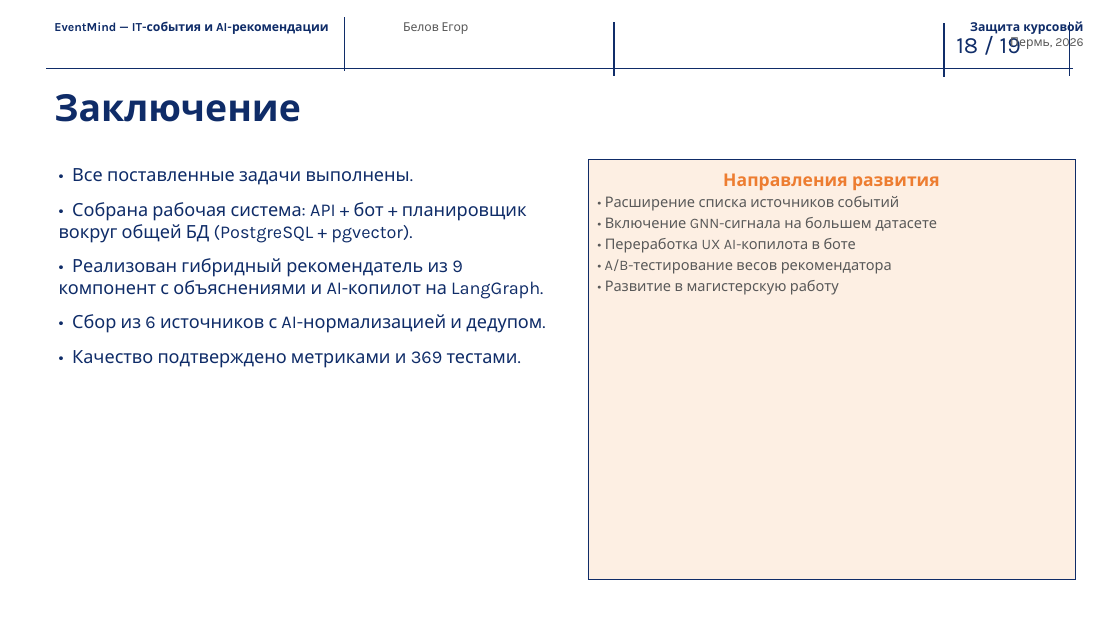
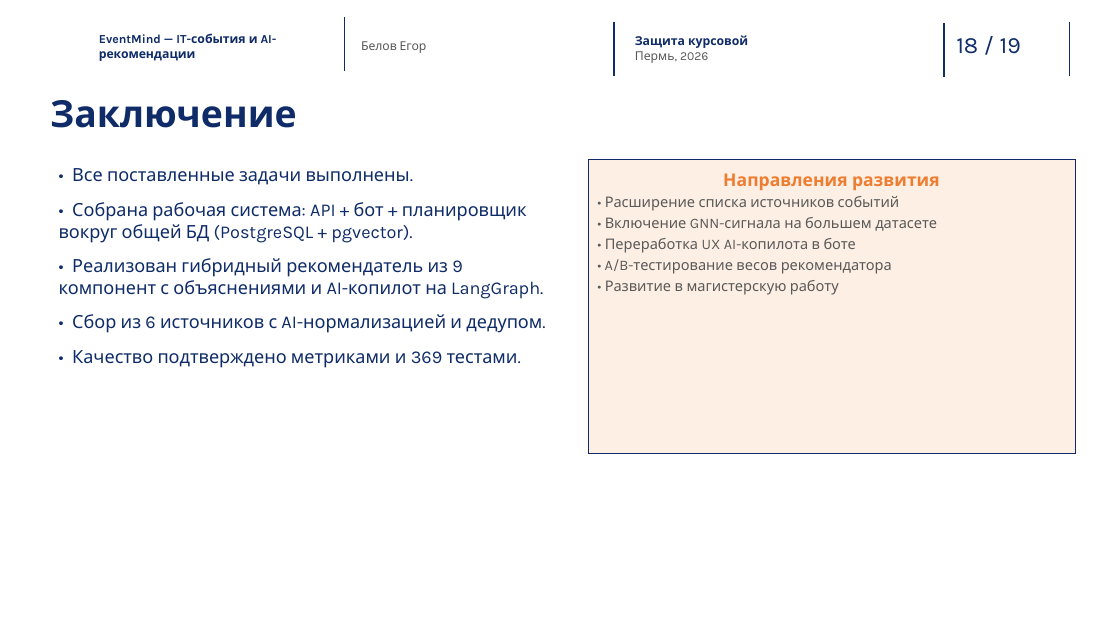
Before and after one commit to EgorBelov/event_mind, a slide deck: slide 18 of docs/Презентация_защита_EventMind.pptx. Drawn at 1120x630 pixels with LibreOffice and Linux fonts; fonts in the diff are those of the drawing; background and template pictures are left out. Boxes give left, top, right and bottom in pixels: in the first picture for what was removed or moved away, otherwise in the second. Text is boxed around its words. In the diff, an @@ line names an element or a change of style, - is before the commit and + after.

```diff
--- a/docs/Презентация_защита_EventMind.pptx
+++ b/docs/Презентация_защита_EventMind.pptx
@@ text "EventMind — IT-события и AI-рекомендации": place and size @@
-text "EventMind — IT-события и AI-рекомендации" at [54, 21, 329, 34]
+text "EventMind — IT-события и AI-рекомендации" at [99, 33, 277, 61]
@@ text "EventMind — IT-события и AI-рекомендации" at [99, 33, 277, 61]: vertical alignment top to middle @@
@@ text "Белов Егор" at [361, 41, 427, 53]: vertical alignment top to middle @@
@@ text "Белов Егор": place and size @@
-text "Белов Егор" at [403, 22, 469, 34]
+text "Белов Егор" at [361, 41, 427, 53]
@@ text "Защита курсовой": place and size @@
-text "Защита курсовой" at [970, 21, 1083, 50]
+text "Защита курсовой" at [635, 35, 748, 63]
@@ text "Защита курсовой" at [635, 35, 748, 63]: alignment right to left; vertical alignment top to middle @@
@@ text "Заключение": place and size @@
-text "Заключение" at [54, 94, 300, 122]
+text "Заключение" at [50, 100, 296, 128]
@@ elbow line removed from (46, 69) to (1074, 69) @@
@@ rectangle "Направления развития": place and size @@
-rectangle "Направления развития" at [588, 160, 1075, 580]
+rectangle "Направления развития" at [588, 160, 1075, 454]
```
Also in this commit, not shown: 17 other slides changed, 1 other file.
